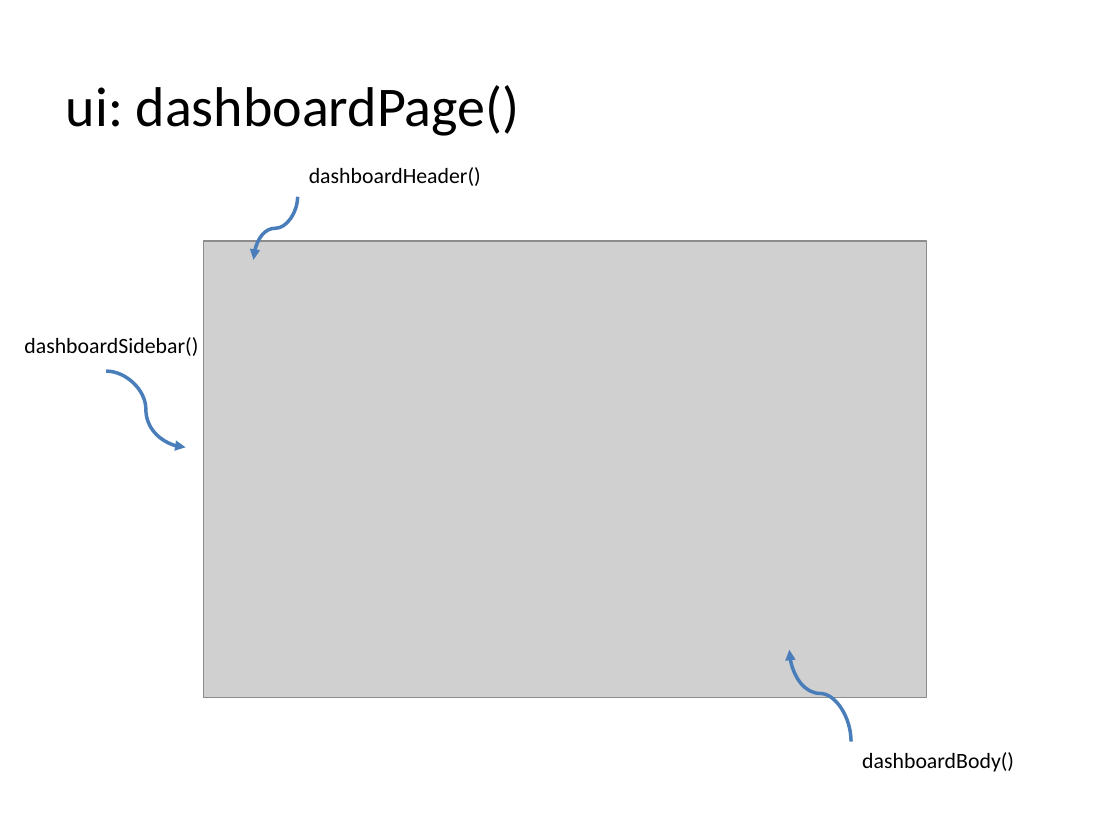
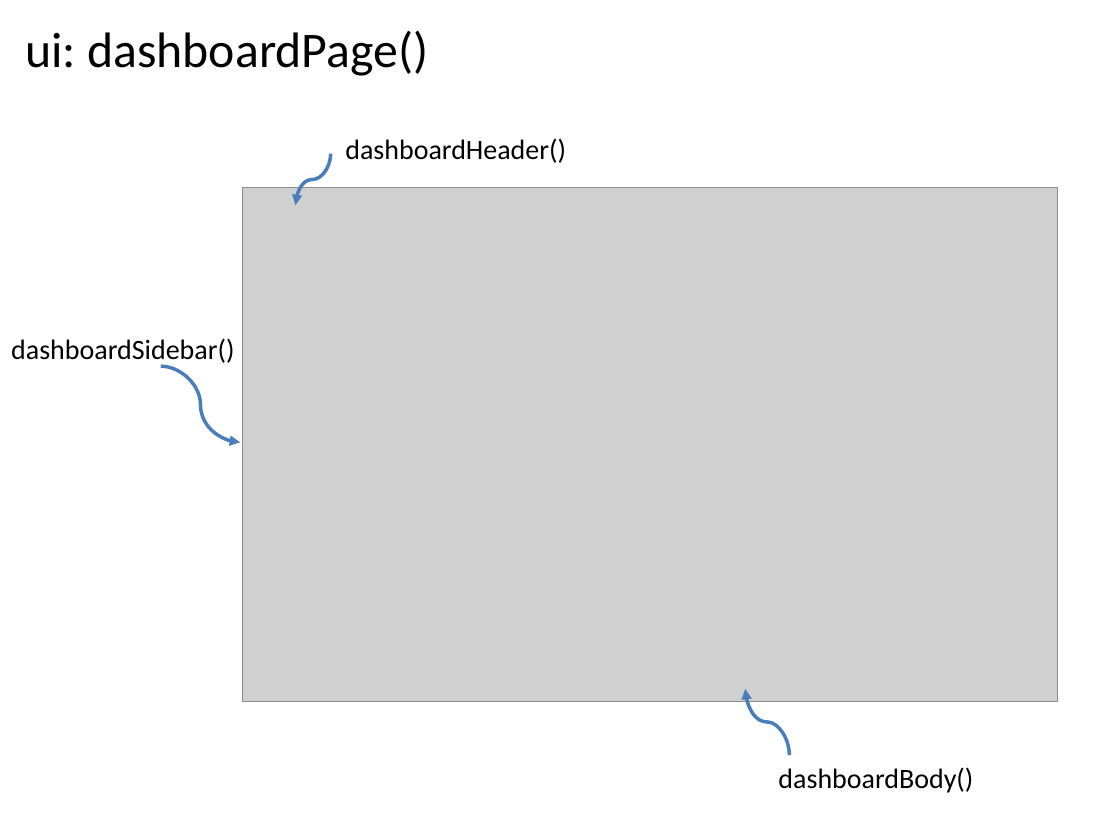
Before and after one commit to vburguete/taller_shiny, a slide deck: slide 4 of documentation/Shiny.pptx. Drawn at 1120x840 pixels with LibreOffice and Linux fonts; fonts in the diff are those of the drawing; grey boxes stand for pictures. Boxes give left, top, right and bottom in pixels: in the first picture for what was removed or moved away, otherwise in the second. Text is boxed around its words. In the diff, an @@ line names an element or a change of style, - is before the commit and + after.

```diff
--- a/documentation/Shiny.pptx
+++ b/documentation/Shiny.pptx
@@ text "ui: dashboardPage()": place and size @@
-text "ui: dashboardPage()" at (66, 85, 520, 136)
+text "ui: dashboardPage()" at (25, 31, 428, 76)
@@ text "ui: dashboardPage()" at (25, 31, 428, 76): size 36 to 32 pt @@
@@ size 14 to 18 pt in 3 elements at (11, 338, 234, 366), (778, 767, 973, 793), (345, 138, 566, 163) @@
@@ text "dashboardHeader()": place and size @@
-text "dashboardHeader()" at (309, 167, 481, 186)
+text "dashboardHeader()" at (345, 138, 566, 163)
@@ curved arrow moved from (298, 197) - (253, 260) to (330, 153) - (296, 205) @@
@@ picture: place and size @@
-picture at (204, 241, 926, 697)
+picture at (243, 187, 1058, 701)
@@ text "dashboardSidebar()": place and size @@
-text "dashboardSidebar()" at (24, 337, 198, 356)
+text "dashboardSidebar()" at (11, 338, 234, 366)
@@ curved arrow moved from (106, 371) - (186, 447) to (161, 366) - (240, 442) @@
@@ curved arrow moved from (851, 741) - (790, 650) to (790, 755) - (745, 689) @@
@@ text "dashboardBody()": place and size @@
-text "dashboardBody()" at (862, 752, 1014, 772)
+text "dashboardBody()" at (778, 767, 973, 793)
```
Also in this commit, not shown: 9 other slides changed, 5 slides added, 1 slide removed.
